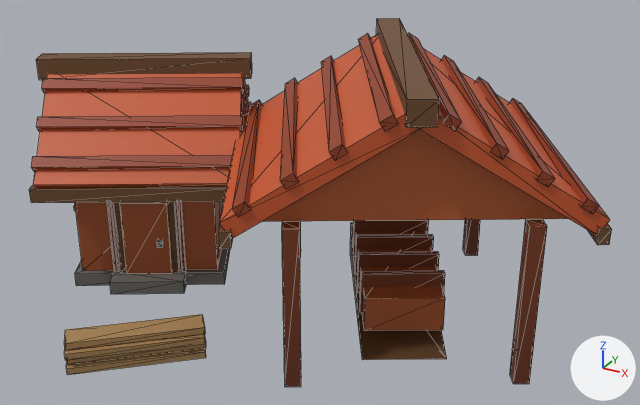
What one commit did to the glTF model art/models/building_21.glb.
One viewpoint serves both versions: a 50 mm lens placed at (0.892, -1.462, 0.963), pointed at (0.081, 0.012, 0.225). Arrows for +X, +Y and +Z are at lower right; the lights stay in place. The older version comes first. Mesh edges are drawn as thin lines. Vertices at exactly the same position are counted once.

Names of what the first picture shows: 'building_21'.
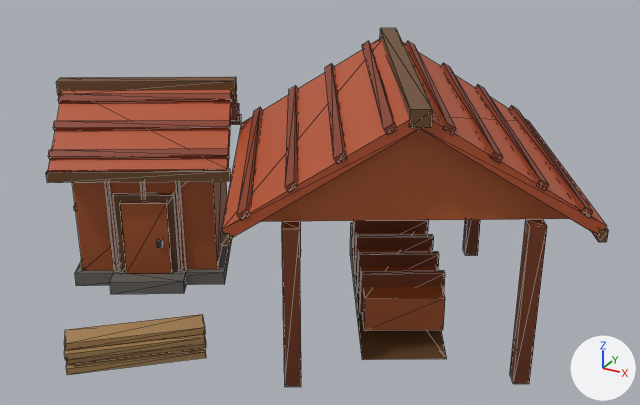
Boxes (x1, y1, x2, y2) around the edits, measured in the pictures (640 x 405 px; the box of a moved part takes in the faces that stretch with it):
'building_21', reshaped
    before: (29, 18, 612, 387)
    after: (46, 28, 609, 387)
part 1 of me_building_21, moved or reshaped
    before: (29, 18, 612, 249)
    after: (46, 28, 609, 246)
part 2 of me_building_21, recoloured
    before: (31, 34, 598, 238)
    after: (48, 39, 592, 239)

The change, as a list of edits to the scene's bpy script:
```text
Change me_building_21:
    used by ob_building_21; location = (0.0, 0.0, 0.0)
    remove me_building_21.from_pydata(...)  # 434 vertices, 648 faces; spans x -0.66..0.67, y -0.47..0.462, z 0.0..0.552
    add me_building_21.from_pydata(...)  # 434 vertices, 648 faces; spans x -0.62..0.665, y -0.47..0.456, z 0.0..0.533
    me_building_21 part 1: 194 of 434 vertices moved; they spanned x -0.66..0.67, y -0.37..0.462, z 0.226..0.552 and now span x -0.62..0.665, y -0.365..0.456, z 0.259..0.533; mean shift (0.0, 0.0, -0.008); largest move (-0.571, -0.07, 0.478) -> (-0.537, -0.059, 0.425)
    me_building_21 part 2: 154 kept faces spanning x -0.616..0.661, y -0.36..0.451, z 0.268..0.52 get new vertex colours; the middle colour goes from brown #923d1d to brown #85391c
```
